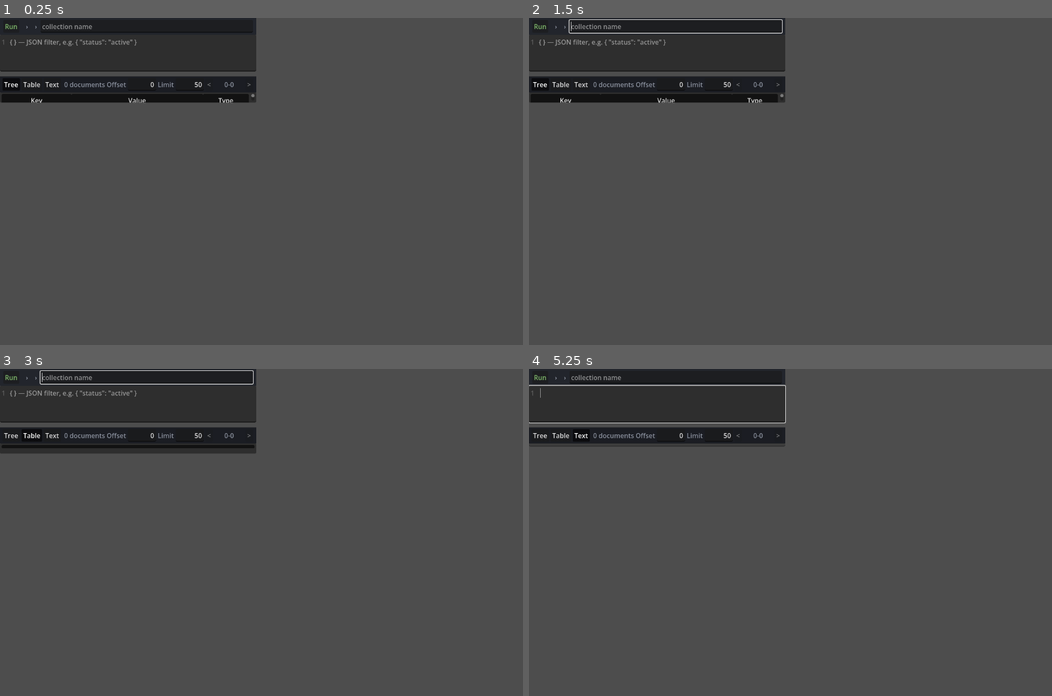
Above: before the commit, frames 1-4 (two rows, left to right).
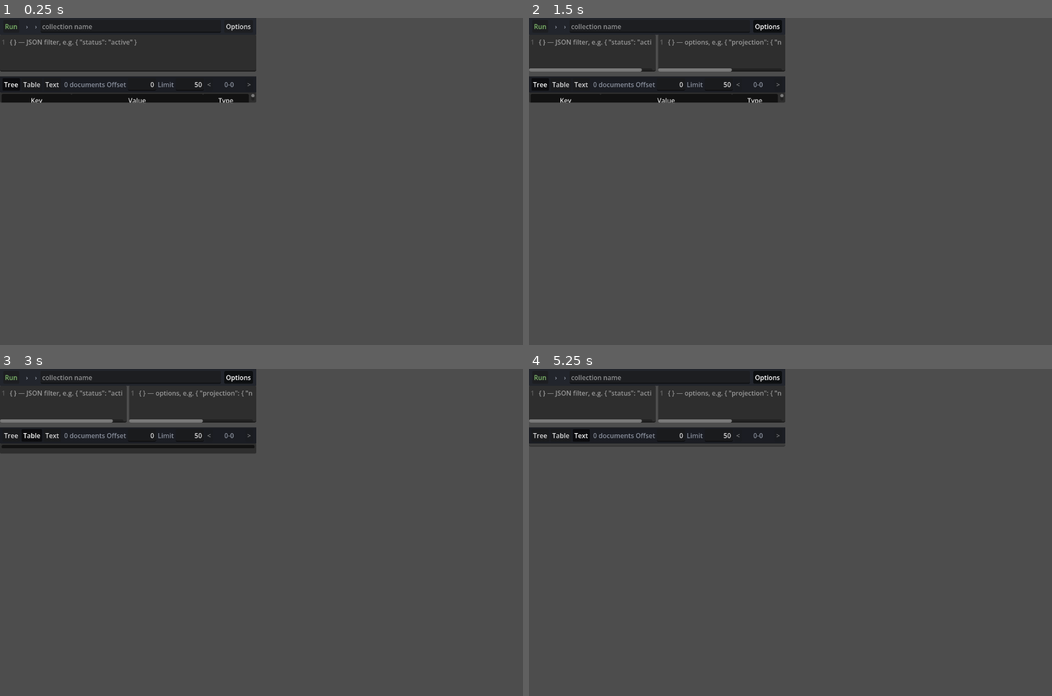
Above: after the commit, the same moments.

Repository: pierre-lehnen-rc/debris
Game: Godot game, scene res://source/ui/database/query_tab.tscn
The game is run twice, just before and just after one commit, with the same random seed, the same clock (stepped at 60 frames per second) and the same inputs. This scene is started directly instead of the project's main scene.
Inputs (mouse positions are in pixels of both pictures, inside the frame that each line leads up to):
- Up to frame 1 (0.25 s): no input
- Up to frame 2 (1.5 s): click "Run" at 0.5 s; click (769, 27) at 1.25 s, where only the run after the commit has a clickable "Options"
- Up to frame 3 (3 s): click "Tree" at 2 s; click "Table" at 2.75 s
- Up to frame 4 (5.25 s): click "Text" at 3.5 s; tap Enter at 4.25 s; move the mouse to (905, 516) at 4.27 s; hold Right 4.28-5 s; click (905, 516) at 4.42 s; tap Space at 5 s; drag from (685, 548) to (764, 597) at 5.02 s

The runs differ from the first frame. In frame 1, less than 0.1% of the frame differs, in the area x 42-48%, y 1-5%; in frame 2, 0.8%; in frame 3, 0.8%; in frame 4, 1.0%, in the area x 0-50%, y 1-17%.

Commit message:
Add optional query options editor (projection, sort)
The database query tab gains an "Options" toggle that reveals a second
JSON editor beside the filter. Its projection/sort keys are parsed and
forwarded to the server's find, and reused during pagination.

Co-Authored-By: Claude Opus 4.7 <noreply@anthropic.com>

Diff:
--- a/client/source/data/backend.gd
+++ b/client/source/data/backend.gd
@@ -35,6 +35,7 @@
 	filter: Dictionary = {},
 	limit: int = 0,
 	skip: int = 0,
+	options: Dictionary = {},
 ) -> Dictionary:
 	var body := {
 		"connection": connection,
@@ -46,6 +47,10 @@
 		body["limit"] = limit
 	if skip > 0:
 		body["skip"] = skip
+	# Extra find options (projection, sort) the user typed in the query tab.
+	for key in ["projection", "sort"]:
+		if options.has(key):
+			body[key] = options[key]
 	return await _post("/api/find", body)
 
 
--- a/client/source/ui/database/query_tab.gd
+++ b/client/source/ui/database/query_tab.gd
@@ -18,6 +18,9 @@
 ## Filter from the last "Run". Page navigation reuses it so paging through
 ## results doesn't re-parse (and possibly choke on) in-progress editor edits.
 var _active_filter: Dictionary = {}
+## Extra find options (projection, sort) from the last "Run", captured alongside
+## the filter so paging reuses them too.
+var _active_options: Dictionary = {}
 var connection_name := ""
 var database_name := ""
 var collection_name := ""
@@ -29,7 +32,9 @@
 @onready var _run_btn: Button = %RunBtn
 @onready var _target_label: Label = %TargetLabel
 @onready var _collection_edit: LineEdit = %CollectionEdit
+@onready var _options_btn: Button = %OptionsBtn
 @onready var _query_edit: CodeEdit = %QueryEdit
+@onready var _options_edit: CodeEdit = %OptionsEdit
 @onready var _results: ResultsView = %Results
 
 
@@ -85,6 +90,11 @@
 	_target_label.add_theme_color_override("font_color", AppTheme.TEXT_DIM)
 
 
+## Show/hide the secondary options editor when the "Options" button is toggled.
+func _on_options_toggled(on: bool) -> void:
+	_options_edit.visible = on
+
+
 ## Parse the editor's filter and (re)load from the first page. The collection is
 ## read from the editable field each run, so it can be retargeted freely. The
 ## results view then drives subsequent pages back through _fetch_page.
@@ -103,9 +113,33 @@
 		status_changed.emit("Invalid filter: expected an object")
 		return
 
+	var options: Variant = _parse_options()
+	if options == null:
+		return  # _parse_options already reported the error
+
 	_active_filter = parsed["value"]
+	_active_options = options
 	_has_run = true
 	_results.request_first_page()
+
+
+## Parse the options editor (projection/sort) into a Dictionary. Returns an empty
+## Dictionary when the editor is hidden or blank, or null when the JSON is invalid
+## (after emitting a status message).
+func _parse_options() -> Variant:
+	if not _options_edit.visible:
+		return {}
+	var text := _options_edit.text.strip_edges()
+	if text.is_empty():
+		return {}
+	var parsed: Dictionary = LaxJson.parse_string(text)
+	if not parsed.get("ok", false):
+		status_changed.emit("Invalid options: %s" % parsed.get("error", "parse error"))
+		return null
+	if not (parsed.get("value") is Dictionary):
+		status_changed.emit("Invalid options: expected an object")
+		return null
+	return parsed["value"]
 
 
 ## Sync collection_name from the editable field, updating the tab title when it
@@ -134,6 +168,7 @@
 		_active_filter,
 		limit,
 		offset,
+		_active_options,
 	)
 	_run_btn.disabled = false
 
--- a/client/source/ui/database/query_tab.tscn
+++ b/client/source/ui/database/query_tab.tscn
@@ -33,6 +33,14 @@
 tooltip_text = "Collection to query — edit and press Run (or Enter) to load another"
 placeholder_text = "collection name"
 
+[node name="OptionsBtn" type="Button" parent="Toolbar/Row" unique_id=1949800039]
+unique_name_in_owner = true
+layout_mode = 2
+toggle_mode = true
+tooltip_text = "Show a second JSON input for query options (projection, sort)"
+focus_mode = 0
+text = "Options"
+
 [node name="Split" type="VSplitContainer" parent="." unique_id=664523523]
 unique_name_in_owner = true
 layout_mode = 2
@@ -40,11 +48,25 @@
 split_offsets = PackedInt32Array(140)
 split_offset = 140
 
-[node name="QueryEdit" type="CodeEdit" parent="Split" unique_id=1514647853]
-unique_name_in_owner = true
+[node name="Editors" type="HBoxContainer" parent="Split" unique_id=664523524]
 custom_minimum_size = Vector2(0, 90)
 layout_mode = 2
+theme_override_constants/separation = 6
+
+[node name="QueryEdit" type="CodeEdit" parent="Split/Editors" unique_id=1514647853]
+unique_name_in_owner = true
+layout_mode = 2
+size_flags_horizontal = 3
 placeholder_text = "{ } — JSON filter, e.g. { \"status\": \"active\" }"
+tab_input_mode = false
+gutters_draw_line_numbers = true
+
+[node name="OptionsEdit" type="CodeEdit" parent="Split/Editors" unique_id=1514647854]
+unique_name_in_owner = true
+visible = false
+layout_mode = 2
+size_flags_horizontal = 3
+placeholder_text = "{ } — options, e.g. { \"projection\": { \"name\": 1 }, \"sort\": { \"_id\": -1 } }"
 tab_input_mode = false
 gutters_draw_line_numbers = true
 
@@ -54,4 +76,5 @@
 
 [connection signal="pressed" from="Toolbar/Row/RunBtn" to="." method="_run"]
 [connection signal="text_submitted" from="Toolbar/Row/CollectionEdit" to="." method="_run"]
+[connection signal="toggled" from="Toolbar/Row/OptionsBtn" to="." method="_on_options_toggled"]
 [connection signal="page_requested" from="Split/Results" to="." method="_fetch_page"]
